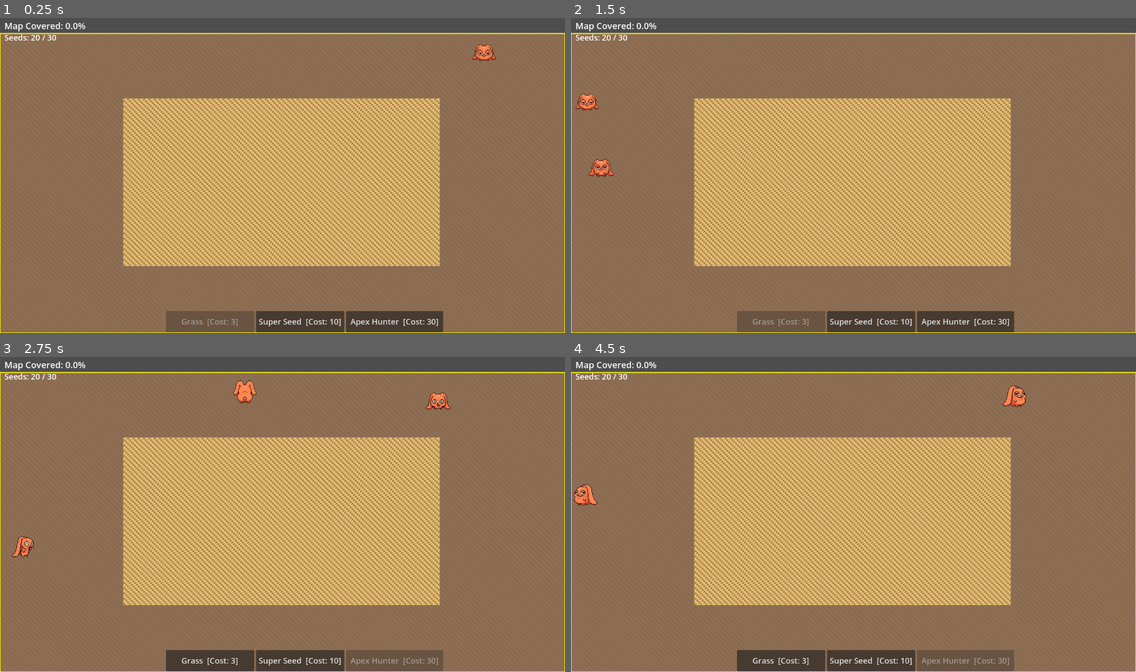
Above: before the commit, frames 1-4 (two rows, left to right).
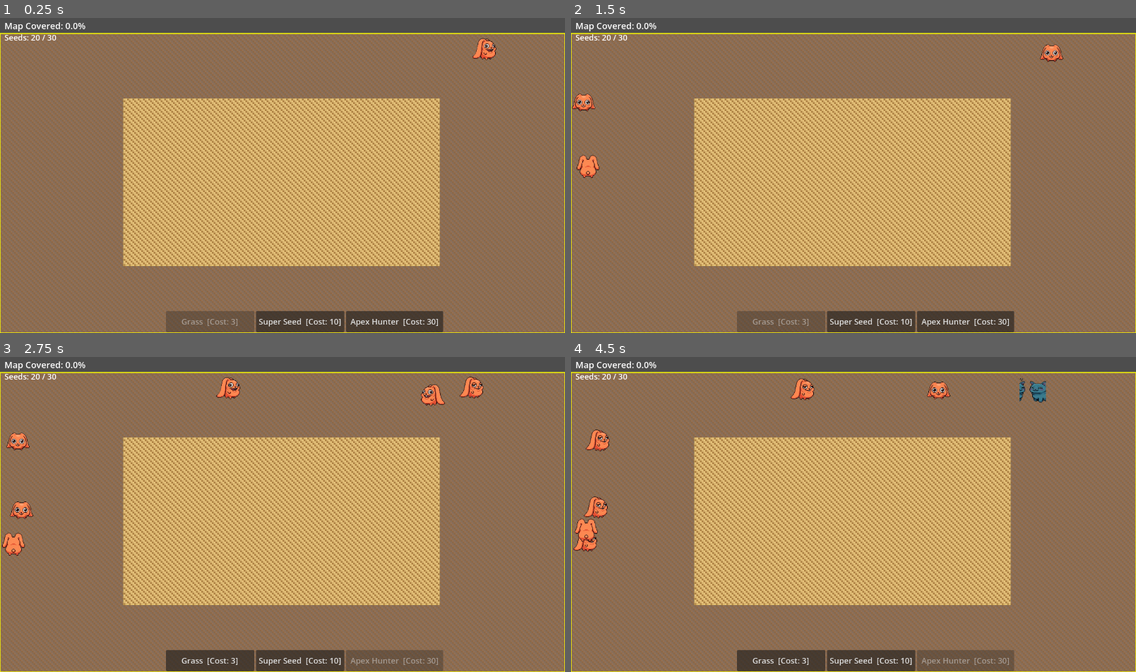
Above: after the commit, the same moments.

Repository: mamo1016/ecosystem-game
Game: Godot game, scene res://world.tscn
Two runs of this game, one before a commit and one after it. Both use one fixed random seed, a clock stepped at 60 frames per second and the inputs below.
Inputs:
- Up to frame 1 (0.25 s): no input
- Up to frame 2 (1.5 s): click "Super Seed [Cost: 10]" at 0.5 s; click "Grass [Cost: 3]" at 1.25 s
- Up to frame 3 (2.75 s): click "Apex Hunter [Cost: 30]" at 2 s
- Up to frame 4 (4.5 s): click "Grass [Cost: 3]" at 2.75 s; click "Super Seed [Cost: 10]" at 3.5 s; click "Apex Hunter [Cost: 30]" at 4.25 s

The runs differ from the first frame. In frame 1, 0.2% of the frame differs, in the area x 83-88%, y 6-14%; in frame 2, 0.7%; in frame 3, 1.5%; in frame 4, 1.6%, in the area x 0-85%, y 6-62%.

Commit message:
Decouple animal movement to 1 step per 0.1s, independent of plant tick
Co-Authored-By: Claude Sonnet 4.6 <noreply@anthropic.com>

Diff:
--- a/world.gd
+++ b/world.gd
@@ -81,6 +81,7 @@
 var available_seeds: int = 20
 var current_seed_id: int = GRASS
 var time_passed: float   = 0.0
+var animal_time: float   = 0.0
 var game_active: bool    = true
 
 var predators: Array = []
@@ -130,10 +131,16 @@
 func _process(delta: float) -> void:
 	if not game_active: return
 	time_passed += delta
+	animal_time  += delta
 	if time_passed >= update_interval:
 		time_passed -= update_interval
 		if time_passed > update_interval: time_passed = 0.0
 		run_simulation_step()
+	if animal_time >= 0.1:
+		animal_time -= 0.1
+		run_predator_logic()
+		run_apex_logic()
+		queue_redraw()
 
 func _unhandled_input(event: InputEvent) -> void:
 	if event is InputEventMouseButton and event.pressed:
@@ -336,8 +343,6 @@
 	if predators.size() > 5 and randf() < 0.02: spawn_apex_invader()
 
 	run_plant_logic()
-	run_predator_logic()
-	run_apex_logic()
 	update_ui()
 	queue_redraw()
 
@@ -508,7 +513,7 @@
 		if p.hunger >= STARVATION_LIMIT: continue
 
 		# 4x movement loop
-		for i in range(2):
+		for i in range(1):
 			var eaten_count = _eat_all_plants_in_rect(Rect2i(p.pos.x, p.pos.y, p.size, p.size))
 			if eaten_count > 0:
 				p.stomach += eaten_count
@@ -556,7 +561,7 @@
 		if a.hunger >= APEX_STARVATION: continue
 
 		# 4x movement loop
-		for i in range(2):
+		for i in range(1):
 			var my_rect = Rect2i(a.pos.x, a.pos.y, a.size, a.size)
 			for j in range(predators.size() - 1, -1, -1):
 				var p_rect = Rect2i(predators[j].pos.x, predators[j].pos.y, predators[j].size, predators[j].size)
@@ -629,6 +634,7 @@
 func _on_restart_button_pressed() -> void:
 	available_seeds = 20
 	time_passed     = 0.0
+	animal_time     = 0.0
 	game_active     = true
 	predators.clear()
 	apexes.clear()
